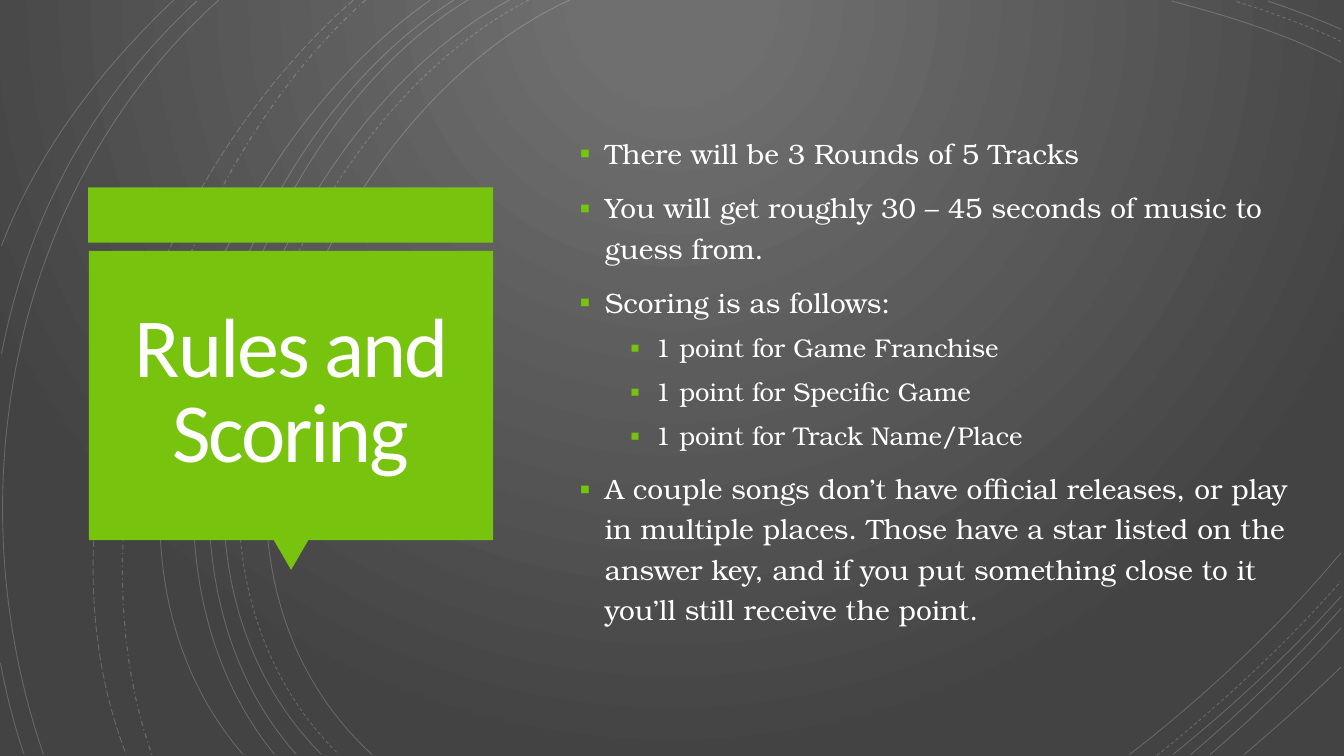
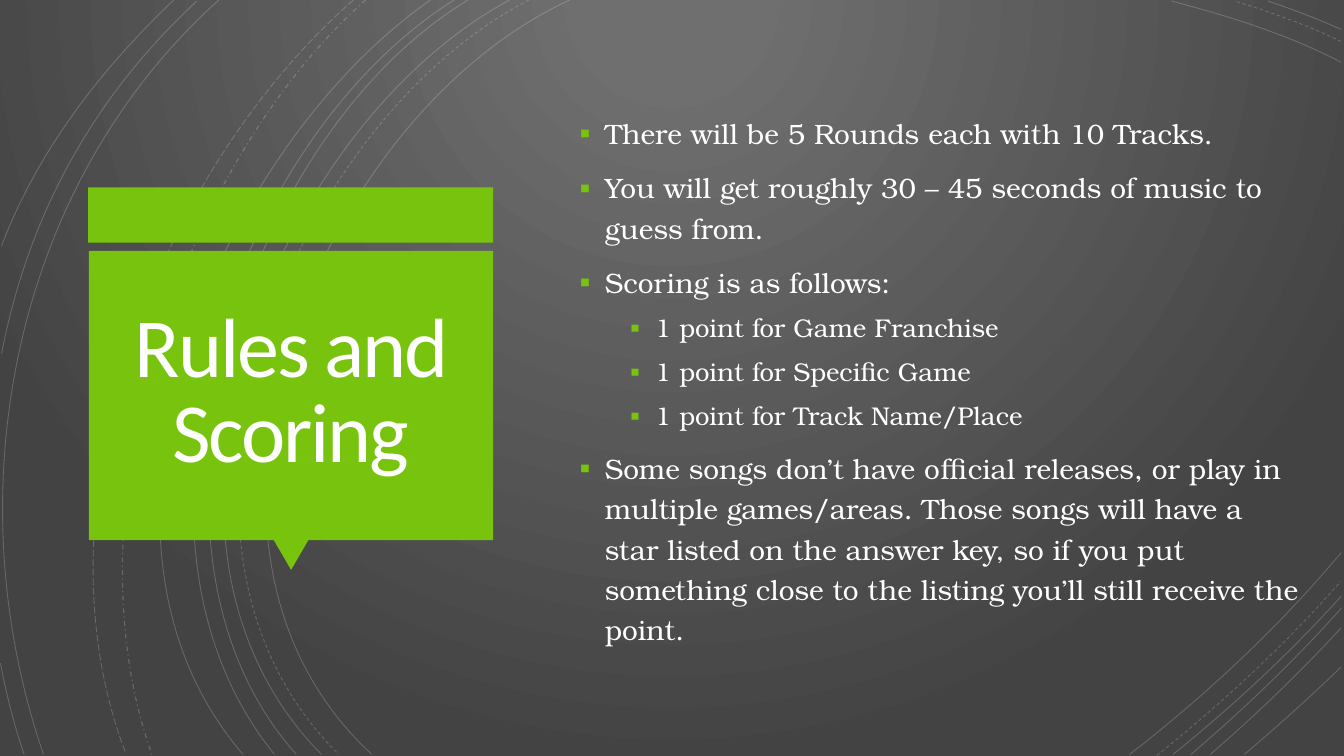
Before and after one commit to Rwelk/Video-Game-Music-Competition, a slide deck: slide 2 of VGMC 2022 Spring Slides.pptx. Drawn at 1344x756 pixels with LibreOffice and Linux fonts; fonts in the diff are those of the drawing. Boxes give left, top, right and bottom in pixels: in the first picture for what was removed or moved away, otherwise in the second. Text is boxed around its words. In the diff, an @@ line names an element or a change of style, - is before the commit and + after.

Commit message:
Added Challenge Round

```diff
--- a/VGMC 2022 Spring Slides.pptx
+++ b/VGMC 2022 Spring Slides.pptx
@@ text at (605,124,1213,145): text changed @@
-▪ There will be 3 Rounds of 5 Tracks
+▪ There will be 5 Rounds each with 10 Tracks.
@@ text at (605,458,1298,647): text changed @@
-▪ A couple songs don’t have official releases, or play in multiple places. Those have a star listed on the answer key, and if you put something close to it you’ll still receive the point.
+▪ Some songs don’t have official releases, or play in multiple games/areas. Those songs will have a star listed on the answer key, so if you put something close to the listing you’ll still receive the point.
```
Also in this commit, not shown: 9 other slides changed, 42 slides added, 54 other files.
